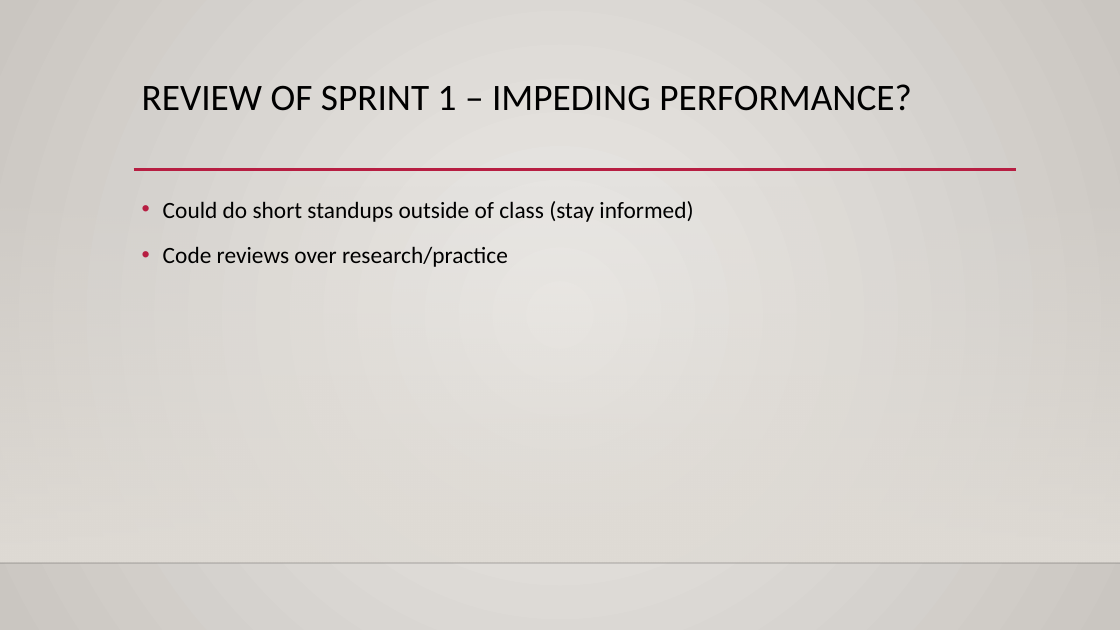
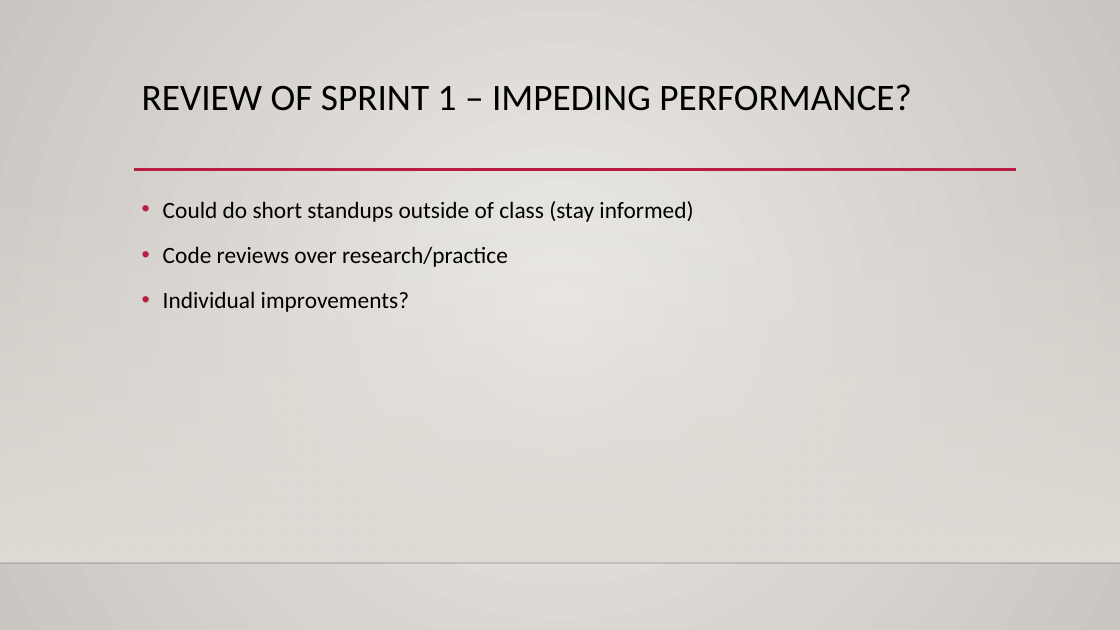
Before and after one commit to CiderCS3398/CS3398-Cider-S2017, a slide deck: slide 6 of Presentations/Sprint 1 Review.pptx. Drawn at 1120x630 pixels with LibreOffice and Linux fonts; fonts in the diff are those of the drawing; background and template pictures are left out. Boxes give left, top, right and bottom in pixels: in the first picture for what was removed or moved away, otherwise in the second. Text is boxed around its words. In the diff, an @@ line names an element or a change of style, - is before the commit and + after.

Commit message:
Updated Slides
Updated slides a little bit.

```diff
--- a/Presentations/Sprint 1 Review.pptx
+++ b/Presentations/Sprint 1 Review.pptx
@@ text at box(163, 291, 409, 312): paragraph added @@
+• Individual improvements?
```
